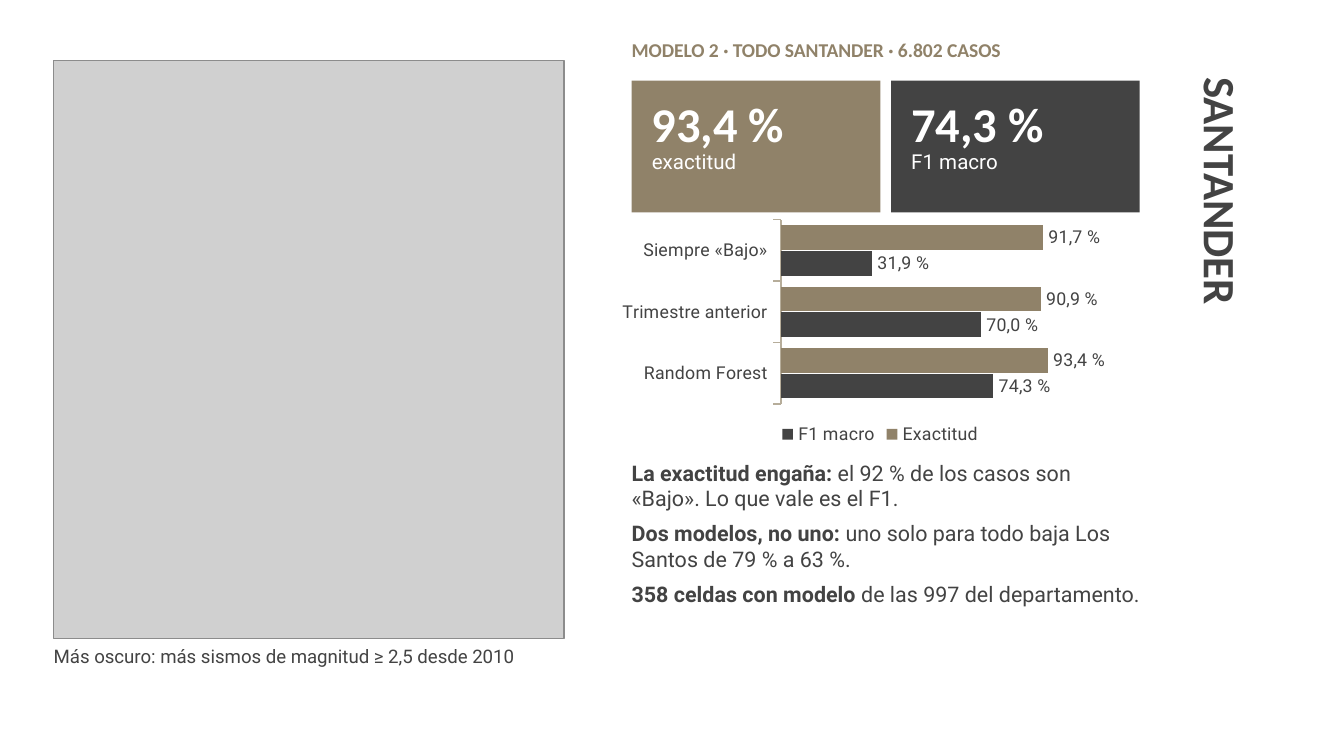
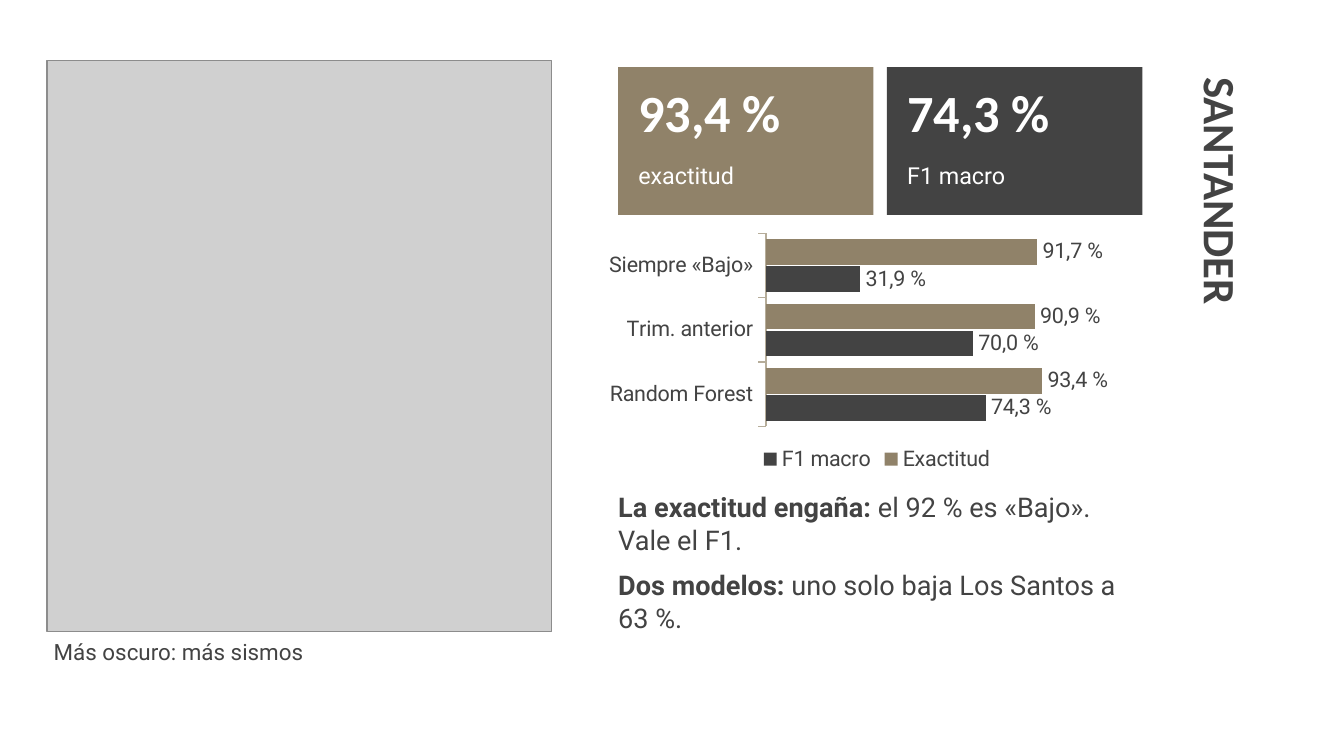
Before and after one commit to Project-UNAB/Centinelas-de-Santander, a slide deck: slide 9 of docs/Centinelas_de_Santander_Sustentacion.pptx. Drawn at 1344x756 pixels with LibreOffice and Linux fonts; fonts in the diff are those of the drawing; grey boxes stand for pictures. Boxes give left, top, right and bottom in pixels: in the first picture for what was removed or moved away, otherwise in the second. Text is boxed around its words. In the diff, an @@ line names an element or a change of style, - is before the commit and + after.

Commit message:
Letra más grande en la aplicación, tablero de «Los modelos» y presentación
- frontend: la letra de toda la aplicación sube un punto y el panel lateral se ensancha
- frontend: la sección «Los modelos» es ahora un tablero que cabe en una pantalla, sin
  desplazarse: cifras arriba y tres cuadros (comparación, variables, aciertos y fallos)
- docs: presentación con letra más grande y menos texto por diapositiva

```diff
--- a/docs/Centinelas_de_Santander_Sustentacion.pptx
+++ b/docs/Centinelas_de_Santander_Sustentacion.pptx
@@ text removed at bbox=[632, 43, 1001, 57] @@
-MODELO 2 · TODO SANTANDER · 6.802 CASOS
@@ picture: place and size @@
-picture at bbox=[54, 60, 564, 638]
+picture at bbox=[47, 60, 551, 632]
@@ rectangle: place and size @@
-rectangle at bbox=[632, 81, 880, 212]
+rectangle at bbox=[618, 67, 874, 215]
@@ text "93,4 %" at bbox=[638, 98, 731, 139]: size 26 to 28 pt @@
@@ text "93,4 %": place and size @@
-text "93,4 %" at bbox=[652, 110, 738, 154]
+text "93,4 %" at bbox=[638, 98, 731, 139]
@@ rectangle: place and size @@
-rectangle at bbox=[891, 81, 1140, 212]
+rectangle at bbox=[887, 67, 1142, 215]
@@ text "74,3 %": place and size @@
-text "74,3 %" at bbox=[911, 110, 997, 149]
+text "74,3 %" at bbox=[907, 97, 1000, 139]
@@ text "74,3 %" at bbox=[907, 97, 1000, 139]: size 26 to 28 pt @@
@@ text "exactitud" at bbox=[638, 166, 734, 184]: size 11 to 12.5 pt @@
@@ text "exactitud": place and size @@
-text "exactitud" at bbox=[652, 153, 736, 169]
+text "exactitud" at bbox=[638, 166, 734, 184]
@@ text "F1 macro": place and size @@
-text "F1 macro" at bbox=[911, 154, 998, 169]
+text "F1 macro" at bbox=[907, 167, 1005, 184]
@@ text "F1 macro" at bbox=[907, 167, 1005, 184]: size 11 to 12.5 pt @@
@@ bar chart at bbox=[598, 228, 1156, 477] @@
-categories: Siempre «Bajo», Trimestre anterior, Random Forest
+categories: Siempre «Bajo», Trim. anterior, Random Forest
@@ value axis changed @@
@@ lettering changed @@
@@ bar chart: place and size @@
-bar chart at bbox=[612, 215, 1149, 450]
+bar chart at bbox=[598, 228, 1156, 477]
@@ text at bbox=[618, 496, 1116, 629]: text changed; size 11.5 to 14.5 pt @@
-La exactitud engaña: el 92 % de los casos son «Bajo». Lo que vale es el F1.
-Dos modelos, no uno: uno solo para todo baja Los Santos de 79 % a 63 %.
-358 celdas con modelo de las 997 del departamento.
+La exactitud engaña: el 92 % es «Bajo». Vale el F1.
+Dos modelos: uno solo baja Los Santos a 63 %.
@@ text at bbox=[54, 643, 303, 660]: text changed; size 10 to 12 pt @@
-Más oscuro: más sismos de magnitud ≥ 2,5 desde 2010
+Más oscuro: más sismos
```
Also in this commit, not shown: 13 other slides changed, 2 slides added, 1 slide removed, 2 other files.
